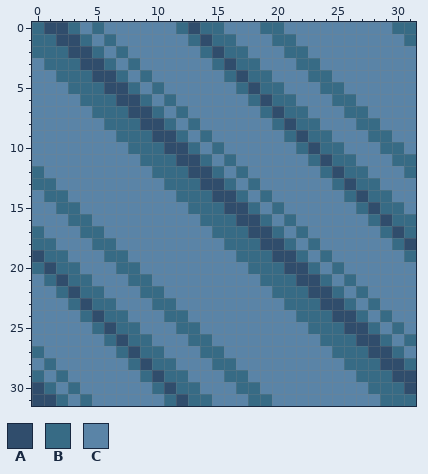
File history of a pixel-art file, bg window.aseprite. The picture above was drawn from the file before the commit.
32x32 pixels, 1 frame.
Palette (. is transparent): A #304d6c  B #376b85  C #5a84a7
Pixels before, first column x 0:
 0 BAABCBCCCCCCBABBCCCBBCCCCCCCCCBB
 1 BBAABCBCCCCCCBABBCCCBBCCCCCCCCCB
 2 BBBAABCBCCCCCCBABBCCCBBCCCCCCCCC
 3 CBBBAABCBCCCCCCBABBCCCBBCCCCCCCC
 4 CCBBBAABCBCCCCCCBABBCCCBBCCCCCCC
 5 CCCBBBAABCBCCCCCCBABBCCCBBCCCCCC
 6 CCCCBBBAABCBCCCCCCBABBCCCBBCCCCC
 7 CCCCCBBBAABCBCCCCCCBABBCCCBBCCCC
 8 CCCCCCBBBAABCBCCCCCCBABBCCCBBCCC
 9 CCCCCCCBBBAABCBCCCCCCBABBCCCBBCC
10 CCCCCCCCBBBAABCBCCCCCCBABBCCCBBC
11 CCCCCCCCCBBBAABCBCCCCCCBABBCCCBB
12 BCCCCCCCCCBBBAABCBCCCCCCBABBCCCB
13 BBCCCCCCCCCBBBAABCBCCCCCCBABBCCC
14 CBBCCCCCCCCCBBBAABCBCCCCCCBABBCC
15 CCBBCCCCCCCCCBBBAABCBCCCCCCBABBC
16 CCCBBCCCCCCCCCBBBAABCBCCCCCCBABB
17 BCCCBBCCCCCCCCCBBBAABCBCCCCCCBAB
18 BBCCCBBCCCCCCCCCBBBAABCBCCCCCCBA
19 ABBCCCBBCCCCCCCCCBBBAABCBCCCCCCB
20 BABBCCCBBCCCCCCCCCBBBAABCBCCCCCC
21 CBABBCCCBBCCCCCCCCCBBBAABCBCCCCC
22 CCBABBCCCBBCCCCCCCCCBBBAABCBCCCC
23 CCCBABBCCCBBCCCCCCCCCBBBAABCBCCC
24 CCCCBABBCCCBBCCCCCCCCCBBBAABCBCC
25 CCCCCBABBCCCBBCCCCCCCCCBBBAABCBC
26 CCCCCCBABBCCCBBCCCCCCCCCBBBAABCB
27 BCCCCCCBABBCCCBBCCCCCCCCCBBBAABC
28 CBCCCCCCBABBCCCBBCCCCCCCCCBBBAAB
29 BCBCCCCCCBABBCCCBBCCCCCCCCCBBBAA
30 ABCBCCCCCCBABBCCCBBCCCCCCCCCBBBA
31 AABCBCCCCCCBABBCCCBBCCCCCCCCCBBB
Now the later version:
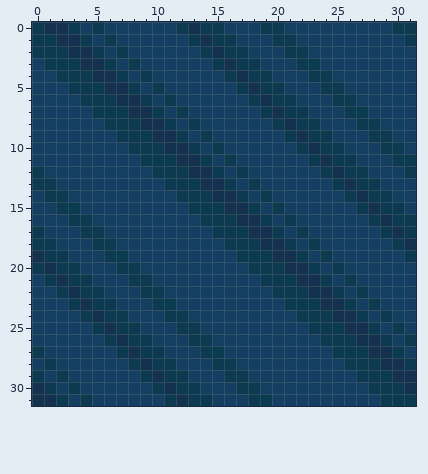
The exact change:
Colour A changes from #304d6c to #14314f.
Colour B changes from #376b85 to #0b3a51.
Colour C changes from #5a84a7 to #143f62.
